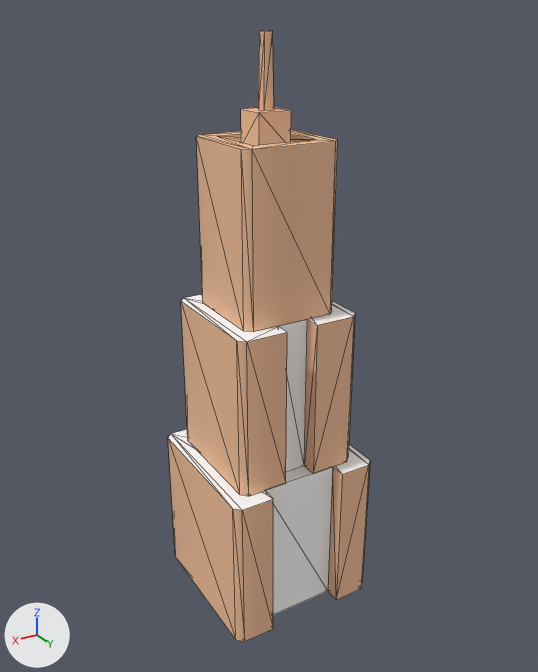
The glTF model assets/kenney/citycommercial/low-detail-building-i.glb, before and after one commit.
The view is the same before and after, from a camera (50 mm lens) standing at (1.081, 1.818, 1.811) and looking at (-0.01, -0.001, 0.901). Lighting does not change. The marker at lower left points along +X, +Y and +Z. The picture after the commit comes second. Mesh edges are drawn as thin lines.

The first picture shows 'low-detail-building-i'.
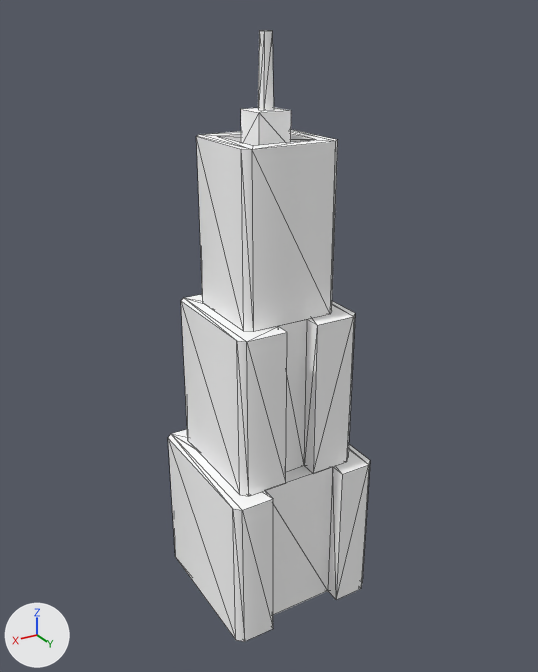
Pixel boxes [x1, y1, x2, y2] of what changed, in the pictures (538 x 672 px):
'low-detail-building-i', recoloured (lighter): [168, 30, 370, 642] in both

Patch to the scene script:
```diff
--- a/assets/kenney/citycommercial/low-detail-building-i.glb.py
+++ b/assets/kenney/citycommercial/low-detail-building-i.glb.py
@@ mat_colormap_144 @@
+mat_colormap_144 = principled_material('colormap.144')
+mat_colormap_144.base_color = (1.0, 1.0, 1.0)  # white #ffffff
+mat_colormap_144.roughness = 1.0
@@ me_low_detail_building_i @@
 me_low_detail_building_i.from_pydata(...)  # 88 vertices, 152 faces; spans x -0.25..0.25, y -0.25..0.25, z 0.0..1.77
-me_low_detail_building_i.materials.append(mat_colormap)
+me_low_detail_building_i.materials.append(mat_colormap_144)  # white #ffffff
```
